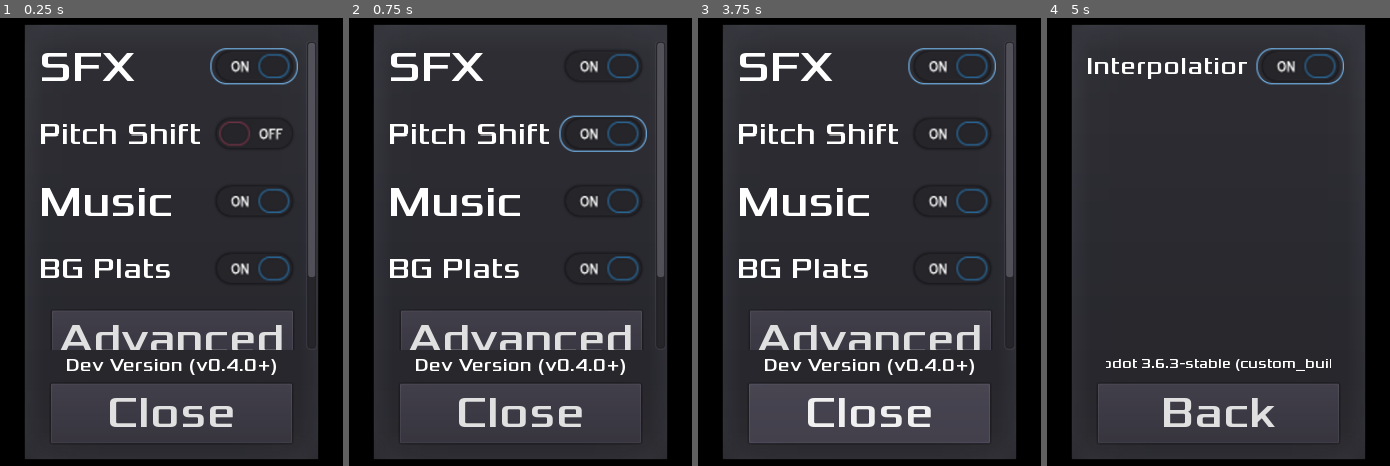
Above: before the commit, frames 1-4 (left to right).
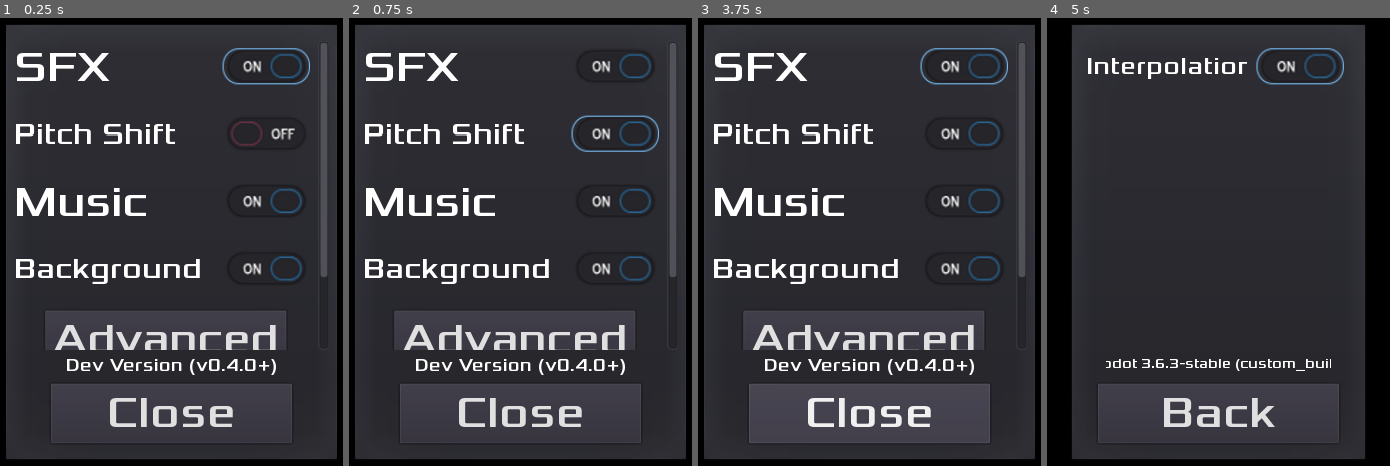
Above: after the commit, the same moments.

Repository: tomas7770/RunJump
Game: Godot game, scene res://scenes/SettingsHUD/SettingsHUD.tscn
Same seed, same stepped clock (60 frames per second), same inputs: the game is played once before the commit and once after it. This scene is started directly instead of the project's main scene. Sound files missing from this copy of the repository are replaced by a short silence.
Inputs (mouse positions are in pixels of both pictures, inside the frame that each line leads up to; where the layout moved, square brackets give the same spot in the first picture):
- Up to frame 1 (0.25 s): no input
- Up to frame 2 (0.75 s): click (616, 134) [602, 134] at 0.5 s
- Up to frame 3 (3.75 s): click "Advanced" at 1.25 s; click (951, 67) at 2 s; click (951, 67) at 2.75 s; click "Back" at 3.5 s
- Up to frame 4 (5 s): click "Advanced" at 4.25 s

The runs differ from the first frame. In frame 1, 21% of the frame differs, in the area x 1-99%, y 1-99%; in frame 2, 21%; in frame 3, 21%; in frame 4, nothing differs.

Commit message:
Rename BG plats toggle to Background

Diff:
--- a/scenes/SettingsHUD/SettingsHUD.tscn
+++ b/scenes/SettingsHUD/SettingsHUD.tscn
@@ -69,43 +69,41 @@
 anchor_top = 0.5
 anchor_right = 0.5
 anchor_bottom = 0.5
-margin_left = -160.0
+margin_left = -180.0
 margin_top = -235.0
-margin_right = 160.0
+margin_right = 180.0
 margin_bottom = 235.0
 popup_exclusive = true
-__meta__ = {
-"_edit_use_anchors_": false
-}
 
 [node name="ScrollContainer" type="ScrollContainer" parent="HUD_Container/MainSettings"]
 anchor_left = 0.5
 anchor_right = 0.5
-margin_left = -142.5
+margin_left = -168.5
 margin_top = 20.0
-margin_right = 142.5
+margin_right = 168.5
 margin_bottom = 350.0
 scroll_horizontal_enabled = false
 
 [node name="VBoxContainer" type="VBoxContainer" parent="HUD_Container/MainSettings/ScrollContainer"]
-margin_right = 285.0
-margin_bottom = 512.0
+margin_right = 325.0
+margin_bottom = 432.0
+rect_min_size = Vector2( 325, 0 )
 custom_constants/separation = 16
 
 [node name="SoundContainer" type="HBoxContainer" parent="HUD_Container/MainSettings/ScrollContainer/VBoxContainer"]
-margin_right = 285.0
+margin_right = 325.0
 margin_bottom = 56.0
 
 [node name="Label" type="Label" parent="HUD_Container/MainSettings/ScrollContainer/VBoxContainer/SoundContainer"]
-margin_right = 173.0
+margin_right = 213.0
 margin_bottom = 56.0
 size_flags_horizontal = 3
 custom_fonts/font = SubResource( 9 )
 text = "SFX"
 
 [node name="CheckButton" type="CheckButton" parent="HUD_Container/MainSettings/ScrollContainer/VBoxContainer/SoundContainer"]
-margin_left = 177.0
-margin_right = 285.0
+margin_left = 217.0
+margin_right = 325.0
 margin_bottom = 56.0
 custom_styles/focus = SubResource( 11 )
 pressed = true
@@ -115,20 +113,20 @@
 
 [node name="SFXShiftContainer" type="HBoxContainer" parent="HUD_Container/MainSettings/ScrollContainer/VBoxContainer"]
 margin_top = 72.0
-margin_right = 285.0
+margin_right = 325.0
 margin_bottom = 128.0
 
 [node name="Label" type="Label" parent="HUD_Container/MainSettings/ScrollContainer/VBoxContainer/SFXShiftContainer"]
 margin_top = 8.0
-margin_right = 173.0
+margin_right = 213.0
 margin_bottom = 47.0
 size_flags_horizontal = 3
 custom_fonts/font = SubResource( 10 )
 text = "Pitch Shift"
 
 [node name="CheckButton" type="CheckButton" parent="HUD_Container/MainSettings/ScrollContainer/VBoxContainer/SFXShiftContainer"]
-margin_left = 177.0
-margin_right = 285.0
+margin_left = 217.0
+margin_right = 325.0
 margin_bottom = 56.0
 custom_styles/focus = SubResource( 12 )
 __meta__ = {
@@ -137,19 +135,19 @@
 
 [node name="MusicContainer" type="HBoxContainer" parent="HUD_Container/MainSettings/ScrollContainer/VBoxContainer"]
 margin_top = 144.0
-margin_right = 285.0
+margin_right = 325.0
 margin_bottom = 200.0
 
 [node name="Label" type="Label" parent="HUD_Container/MainSettings/ScrollContainer/VBoxContainer/MusicContainer"]
-margin_right = 173.0
+margin_right = 213.0
 margin_bottom = 56.0
 size_flags_horizontal = 3
 custom_fonts/font = SubResource( 9 )
 text = "Music"
 
 [node name="CheckButton" type="CheckButton" parent="HUD_Container/MainSettings/ScrollContainer/VBoxContainer/MusicContainer"]
-margin_left = 177.0
-margin_right = 285.0
+margin_left = 217.0
+margin_right = 325.0
 margin_bottom = 56.0
 custom_styles/focus = SubResource( 11 )
 pressed = true
@@ -159,21 +157,21 @@
 
 [node name="BGContainer" type="HBoxContainer" parent="HUD_Container/MainSettings/ScrollContainer/VBoxContainer"]
 margin_top = 216.0
-margin_right = 285.0
+margin_right = 325.0
 margin_bottom = 272.0
 
 [node name="Label" type="Label" parent="HUD_Container/MainSettings/ScrollContainer/VBoxContainer/BGContainer"]
 margin_top = 8.0
-margin_right = 173.0
+margin_right = 213.0
 margin_bottom = 47.0
 size_flags_horizontal = 3
 custom_fonts/font = SubResource( 10 )
-text = "BG Plats"
+text = "Background"
 clip_text = true
 
 [node name="CheckButton" type="CheckButton" parent="HUD_Container/MainSettings/ScrollContainer/VBoxContainer/BGContainer"]
-margin_left = 177.0
-margin_right = 285.0
+margin_left = 217.0
+margin_right = 325.0
 margin_bottom = 56.0
 custom_styles/focus = SubResource( 12 )
 pressed = true
@@ -182,10 +180,10 @@
 }
 
 [node name="AdvButton" type="Button" parent="HUD_Container/MainSettings/ScrollContainer/VBoxContainer"]
-margin_left = 13.0
-margin_top = 368.0
-margin_right = 271.0
-margin_bottom = 432.0
+margin_left = 33.0
+margin_top = 288.0
+margin_right = 291.0
+margin_bottom = 352.0
 rect_min_size = Vector2( 258, 64 )
 size_flags_horizontal = 4
 custom_fonts/font = SubResource( 7 )
@@ -196,10 +194,10 @@
 }
 
 [node name="CreditsButton" type="Button" parent="HUD_Container/MainSettings/ScrollContainer/VBoxContainer"]
-margin_left = 13.0
-margin_top = 448.0
-margin_right = 271.0
-margin_bottom = 512.0
+margin_left = 33.0
+margin_top = 368.0
+margin_right = 291.0
+margin_bottom = 432.0
 rect_min_size = Vector2( 258, 64 )
 size_flags_horizontal = 4
 custom_fonts/font = SubResource( 7 )
